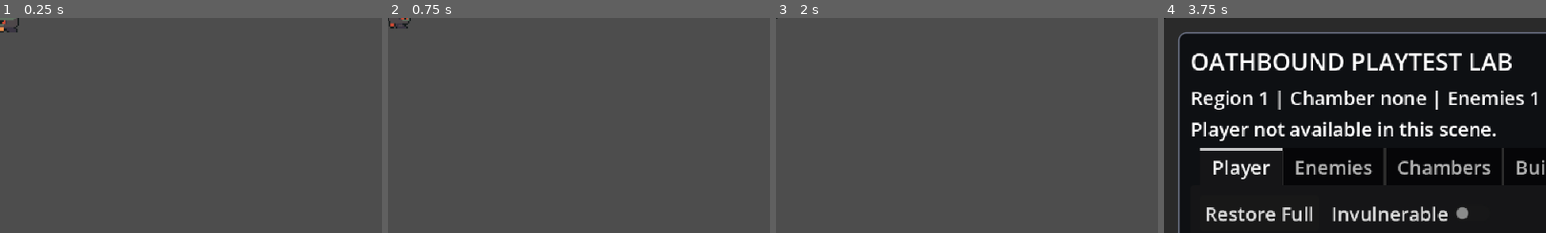
Above: before the commit, frames 1-4 (left to right).
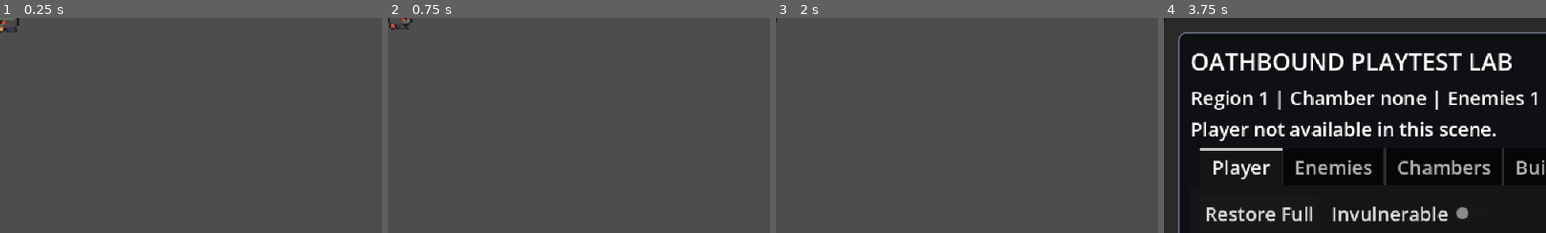
Above: after the commit, the same moments.

Repository: seancl8611/oathbound
Game: Godot game, scene res://Regions/Hushiro/Enemies/Standard/Warden.tscn
Same seed, same stepped clock (60 frames per second), same inputs: the game is played once before the commit and once after it. This scene is started directly instead of the project's main scene. Sound files missing from this copy of the repository are replaced by a short silence.
Inputs (mouse positions are % of the whole screen's width and height, from its top left):
- Up to frame 1 (0.25 s): no input
- Up to frame 2 (0.75 s): tap Enter (ui_accept) at 0.5 s; move the mouse to (72, 45) at 0.52 s; press the mouse at (72, 45) at 0.53 s; hold D (right) from 0.53 s (still down)
- Up to frame 3 (2 s): tap Enter (ui_accept) at 0.77, 1.25 s; release D (right) at 1.25 s; release the mouse at (72, 45) at 1.25 s; drag from (30, 55) to (45, 70) at 1.27 s
- Up to frame 4 (3.75 s): tap Enter (ui_accept) at 2, 2.75, 3.5 s; move the mouse to (60, 28) at 2.02 s; hold D (right) 2.03-2.75 s; tap E (execute_finisher) at 2.1 s; drag from (45, 70) to (20, 35) at 2.77 s; move the mouse to (80, 65) at 3.52 s; hold A (left) from 3.53 s (still down); hold ` (playtest_lab_toggle) from 3.53 s (still down)
The pictures show only the part of the screen within x 0-50%, y 0-50%; the shares and areas given below are measured in that part.

The runs differ from the first frame. In frame 1, less than 0.1% of the frame differs, in the area x 0-5%, y 0-7%; in frame 2, 0.1%, in the area x 0-7%, y 0-6%; in frame 3, less than 0.1%; in frame 4, less than 0.1%.

Commit message:
Route canonical Warden through Combat V2

Diff:
--- a/game/oathbound/Regions/Hushiro/Enemies/Standard/Warden.tscn
+++ b/game/oathbound/Regions/Hushiro/Enemies/Standard/Warden.tscn
@@ -1,6 +1,6 @@
 [gd_scene load_steps=23 format=3 uid="uid://ble63woaq857a"]
 
-[ext_resource type="Script" path="res://Regions/Hushiro/Enemies/Standard/WardenRules.gd" id="1_ujwvx"]
+[ext_resource type="Script" path="res://Regions/Hushiro/Enemies/Standard/WardenV2.gd" id="1_ujwvx"]
 [ext_resource type="Shader" path="res://Shaders/buff_glow.gdshader" id="2_3uthg"]
 [ext_resource type="Texture2D" uid="uid://v3ifh4w5yafq" path="res://Textures/Enemy/warden/Attack.png" id="4_yllye"]
 [ext_resource type="Texture2D" uid="uid://bdy3xledp1486" path="res://Textures/Enemy/warden/walk2.png" id="5_e4cbl"]
